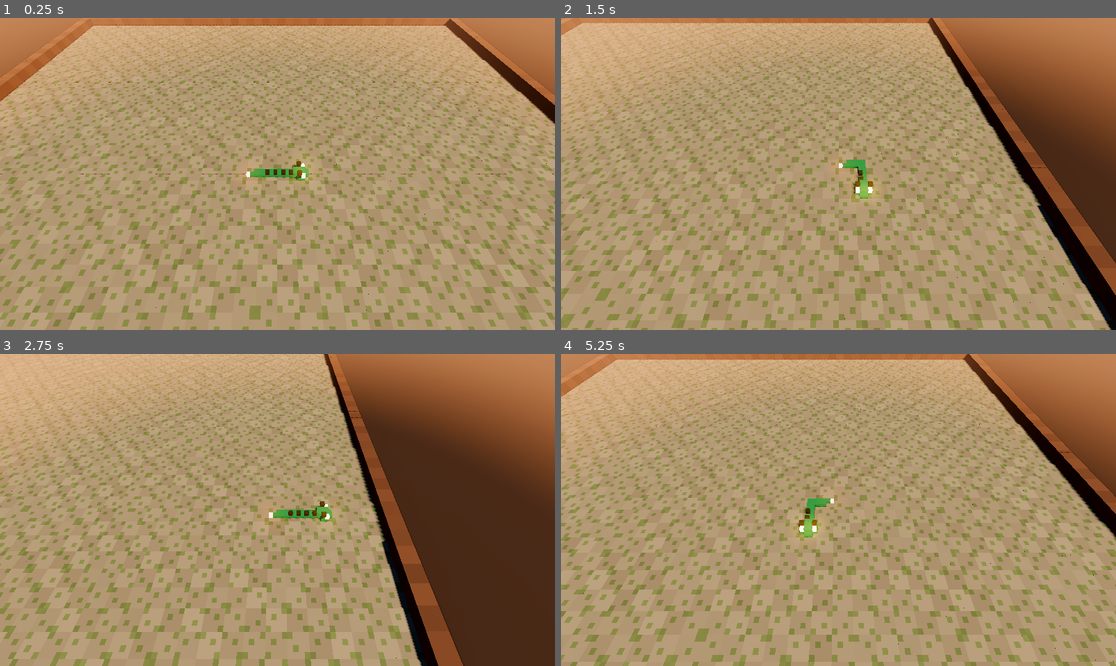
Above: before the commit, frames 1-4 (two rows, left to right).
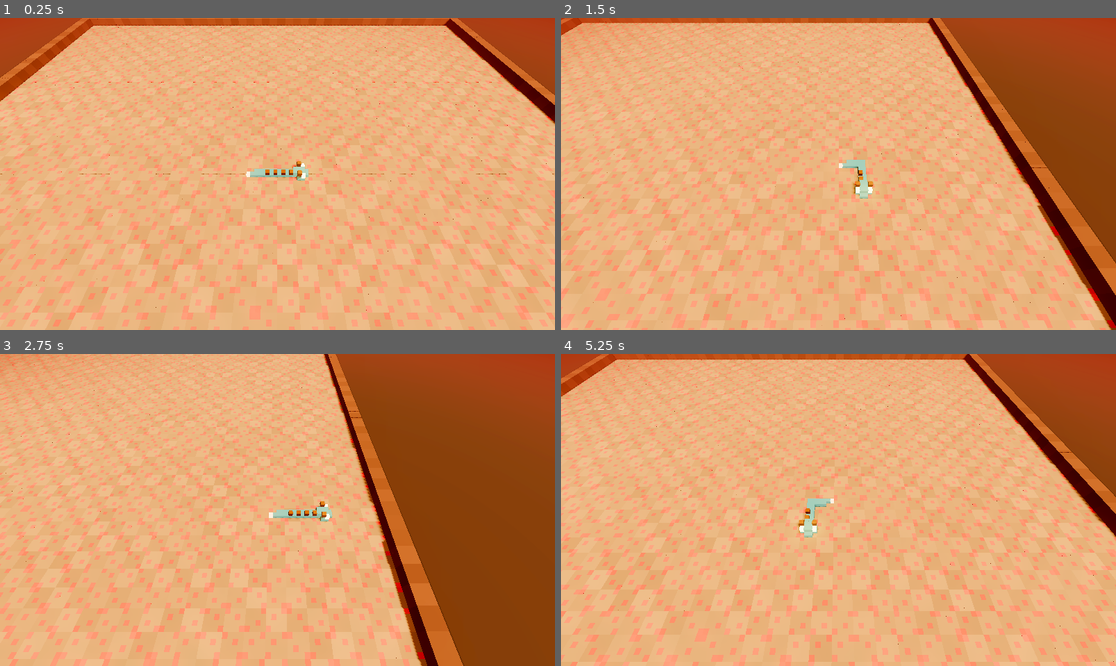
Above: after the commit, the same moments.

Repository: IDrinksWaters/CMPM121_D04
Game: Godot game, scene res://main.tscn
The game is run twice, just before and just after one commit, with the same random seed, the same clock (stepped at 60 frames per second) and the same inputs.
Inputs:
- Up to frame 1 (0.25 s): no input
- Up to frame 2 (1.5 s): hold Right (ui_right) 0.53-1.28 s; hold Down (ui_down) from 1.28 s (still down)
- Up to frame 3 (2.75 s): release Down (ui_down) at 2.03 s; hold Right (ui_right) from 2.03 s (still down)
- Up to frame 4 (5.25 s): release Right (ui_right) at 2.78 s; hold Up (ui_up) 2.78-3.53 s; hold Left (ui_left) 3.53-5.03 s; hold Down (ui_down) from 5.03 s (still down)

The runs differ from the first frame. In frame 1, 98% of the frame differs, in the area x 0-100%, y 0-100%; in frame 2, 96%; in frame 3, 96%; in frame 4, 97%.

Commit message:
D4 Pipeline Change

Diff:
--- a/app/stage.gd
+++ b/app/stage.gd
@@ -4,8 +4,8 @@
 class_name Stage
 extends Node3D
 
-const SKY_TOP := Color("1b2f4a")
-const HORIZON := Color("e0936a")  # dusk; the fog uses it too, so the floor melts into the sky
+const SKY_TOP := Color("e36d36")
+const HORIZON := Color("a32f24")  # dusk; the fog uses it too, so the floor melts into the sky
 const EARTH := Color("3a2f2a")  # warm dark ground beyond the board
 
 var rng := RandomNumberGenerator.new()  # seeded, so the stage looks the same every load
Binary file changed: art/dragon_kit.glb
